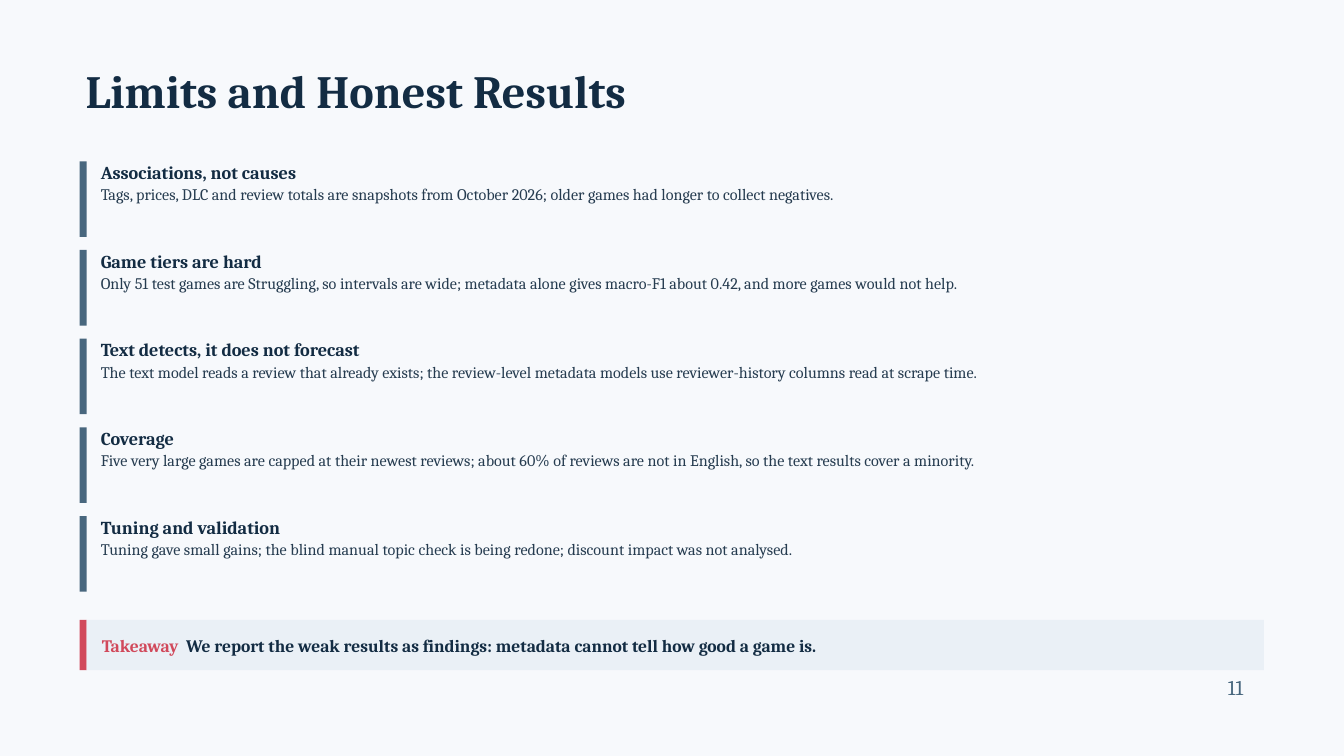
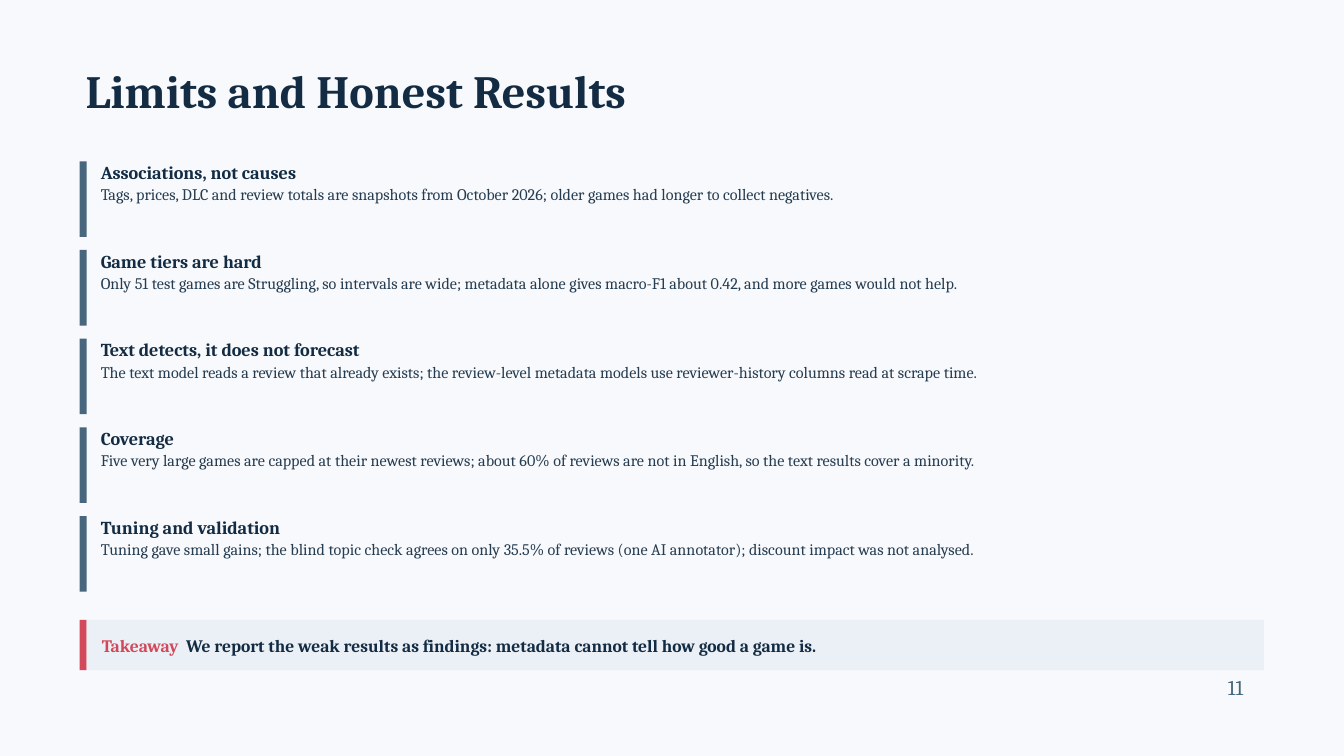
Before and after one commit to Shan713/IndieGuard, a slide deck: slide 11 of slides/review2.pptx. Drawn at 1344x756 pixels with LibreOffice and Linux fonts; fonts in the diff are those of the drawing. Boxes give left, top, right and bottom in pixels: in the first picture for what was removed or moved away, otherwise in the second. Text is boxed around its words. In the diff, an @@ line names an element or a change of style, - is before the commit and + after.

Commit message:
Review 2 slides: state the blind topic check result

```diff
--- a/slides/review2.pptx
+++ b/slides/review2.pptx
@@ text at (x1=101, y1=543, x2=974, y2=559): text changed @@
-Tuning gave small gains; the blind manual topic check is being redone; discount impact was not analysed.
+Tuning gave small gains; the blind topic check agrees on only 35.5% of reviews (one AI annotator); discount impact was not analysed.
```
Also in this commit, not shown: 3 other slides changed, 1 other file.
